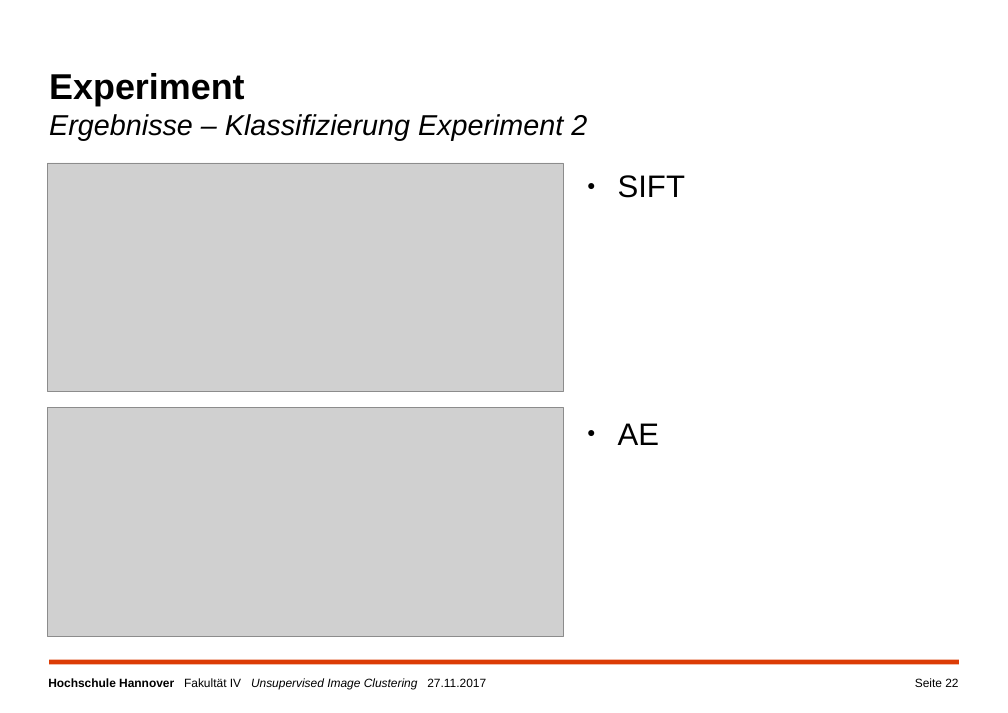
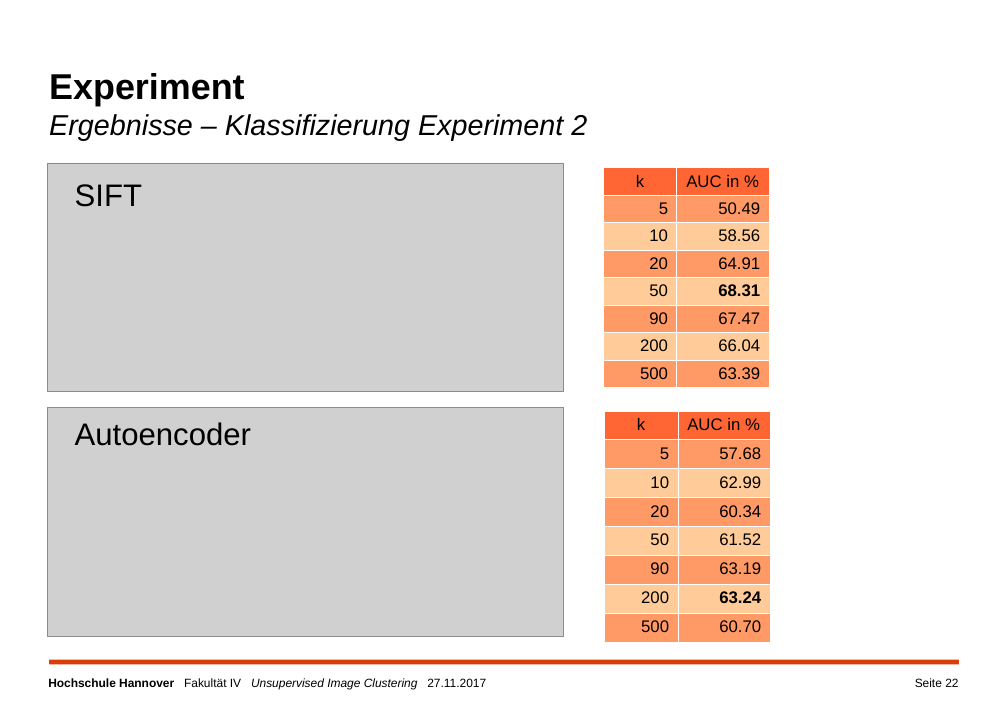
Before and after one commit to a-cl/ma-thesis, a slide deck: slide 22 of kolloquim.pptx. Drawn at 1008x713 pixels with LibreOffice and Linux fonts; fonts in the diff are those of the drawing; grey boxes stand for pictures; background and template pictures are left out. Boxes give left, top, right and bottom in pixels: in the first picture for what was removed or moved away, otherwise in the second. Text is boxed around its words. In the diff, an @@ line names an element or a change of style, - is before the commit and + after.

```diff
--- a/kolloquim.pptx
+++ b/kolloquim.pptx
@@ text "SIFT": place and size @@
-text "SIFT" at bbox=[618, 175, 685, 198]
+text "SIFT" at bbox=[75, 184, 142, 207]
@@ text "SIFT" at bbox=[75, 184, 142, 207]: bullet ● to none @@
@@ table added at bbox=[604, 167, 769, 387], 8 rows, 2 columns @@
+k | AUC in %
+5 | 50.49
+10 | 58.56
+20 | 64.91
+50 | 68.31
+90 | 67.47
+200 | 66.04
+500 | 63.39
@@ table added at bbox=[604, 410, 770, 642], 8 rows, 2 columns @@
+k | AUC in %
+5 | 57.68
+10 | 62.99
+20 | 60.34
+50 | 61.52
+90 | 63.19
+200 | 63.24
+500 | 60.70
@@ text added at bbox=[75, 422, 251, 446], 26 pt, text #000000 @@
+Autoencoder
@@ text removed at bbox=[618, 423, 659, 445] @@
-● AE
```
Also in this commit, not shown: 4 other slides changed, 1 slide added, 1 slide removed.
